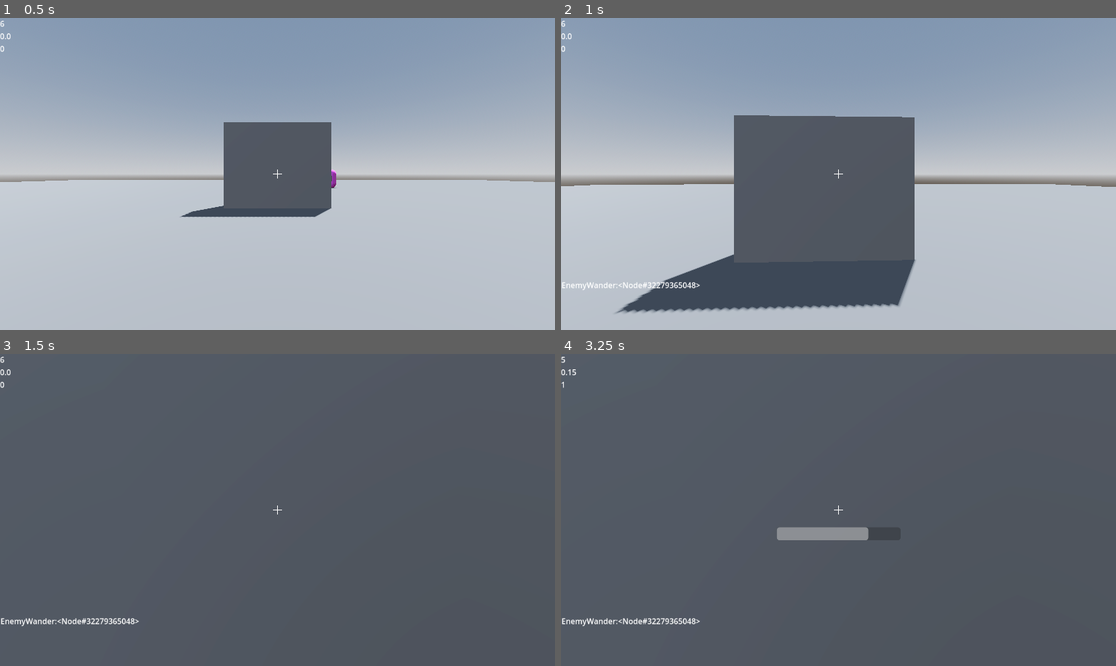
Above: before the commit, frames 1-4 (two rows, left to right).
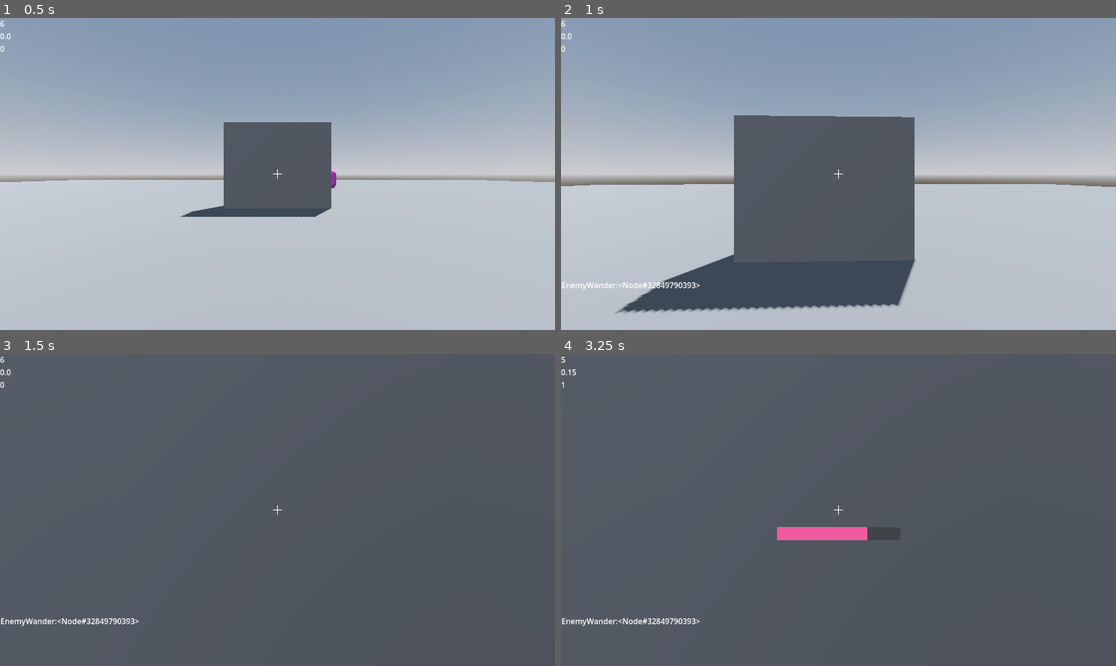
Above: after the commit, the same moments.

Repository: c-dez/playground
Game: Godot game, scene res://scenes/levels/test_level.tscn
The game is run twice, just before and just after one commit, with the same random seed, the same clock (stepped at 60 frames per second) and the same inputs.
Inputs (mouse positions are in pixels of both pictures, inside the frame that each line leads up to):
- Up to frame 1 (0.5 s): no input
- Up to frame 2 (1 s): tap Enter at 0.5 s; move the mouse to (866, 174) at 0.52 s; hold W (forward) from 0.53 s (still down); tap R (r_key) at 0.6 s; tap Space (space) at 0.8 s
- Up to frame 3 (1.5 s): keep holding W (forward); move the mouse to (249, 510) at 1.27 s; tap Space (space) at 1.35 s
- Up to frame 4 (3.25 s): keep holding W (forward); tap R (r_key) at 1.55, 2.85 s; tap Space (space) at 2, 2.3 s; move the mouse to (849, 503) at 2.02 s; click (849, 503) at 2.1 s; tap Enter at 2.75 s; move the mouse to (832, 516) at 2.77 s

Frame 1 is identical in both runs. In frame 2, less than 0.1% of the frame differs, in the area x 17-25%, y 84-87%; in frame 3, less than 0.1%; in frame 4, 0.8%, in the area x 17-56%, y 55-87%.

Commit message:
anadido active_reload

Diff:
--- a/scenes/player/player.gd
+++ b/scenes/player/player.gd
@@ -6,6 +6,8 @@
 
 
 @export var stats: CharacterStats
+## uso un Vector2 para representar rango entre dos valores usado para active_reload system
+@export var active_reload_range := Vector2(40, 60)
 
 
 func _ready() -> void:
@@ -15,7 +17,6 @@
 
 
 func _physics_process(delta: float) -> void:
-	# Add the gravity.
 	if not is_on_floor():
 		velocity += get_gravity() * delta
 
--- a/scenes/player/player.tscn
+++ b/scenes/player/player.tscn
@@ -17,6 +17,9 @@
 [sub_resource type="BoxMesh" id="BoxMesh_gmlin"]
 material = SubResource("StandardMaterial3D_dovo2")
 
+[sub_resource type="StyleBoxFlat" id="StyleBoxFlat_75vfm"]
+bg_color = Color(0.93877894, 0.35656756, 0.627428, 1)
+
 [node name="Player" type="CharacterBody3D" groups=["player"]]
 script = ExtResource("1_8afob")
 stats = ExtResource("2_p47bc")
@@ -30,6 +33,17 @@
 [node name="MeshInstance3D" type="MeshInstance3D" parent="MeshInstance3D"]
 transform = Transform3D(0.7824915, 0, 0, 0, 0.51550984, 0, 0, 0, 0.41543758, 0, 0.41904247, -0.50923514)
 mesh = SubResource("BoxMesh_gmlin")
+
+[node name="PlayerCamera" type="Camera3D" parent="."]
+transform = Transform3D(1, 0, 0, 0, 1, 0, 0, 0, 1, 0, 0.49333978, 0)
+script = ExtResource("2_dovo2")
+
+[node name="ShootingManager" type="Node3D" parent="." node_paths=PackedStringArray("camera")]
+script = ExtResource("5_p47bc")
+camera = NodePath("../PlayerCamera")
+
+[node name="ShootingRayCast" type="RayCast3D" parent="ShootingManager"]
+target_position = Vector3(0, 0, -20)
 
 [node name="HUD" type="CanvasLayer" parent="."]
 
@@ -45,7 +59,7 @@
 script = ExtResource("3_gmlin")
 metadata/_edit_lock_ = true
 
-[node name="ProgressBar" type="ProgressBar" parent="HUD" node_paths=PackedStringArray("shooting_manager")]
+[node name="ProgressBar" type="ProgressBar" parent="HUD"]
 anchors_preset = 8
 anchor_left = 0.5
 anchor_top = 0.5
@@ -57,17 +71,8 @@
 offset_bottom = 62.5
 grow_horizontal = 2
 grow_vertical = 2
+theme_override_styles/fill = SubResource("StyleBoxFlat_75vfm")
+step = 1.0
+value = 18.0
 show_percentage = false
 script = ExtResource("6_75vfm")
-shooting_manager = NodePath("../../ShootingManager")
-
-[node name="PlayerCamera" type="Camera3D" parent="."]
-transform = Transform3D(1, 0, 0, 0, 1, 0, 0, 0, 1, 0, 0.49333978, 0)
-script = ExtResource("2_dovo2")
-
-[node name="ShootingManager" type="Node3D" parent="." node_paths=PackedStringArray("camera")]
-script = ExtResource("5_p47bc")
-camera = NodePath("../PlayerCamera")
-
-[node name="ShootingRayCast" type="RayCast3D" parent="ShootingManager"]
-target_position = Vector3(0, 0, -20)
--- a/scenes/player/reload_bar.gd
+++ b/scenes/player/reload_bar.gd
@@ -1,10 +1,14 @@
 extends ProgressBar
 
 
-@export var shooting_manager: ShootingManager
+# @export var shooting_manager: ShootingManager
+@onready var shooting_manager: ShootingManager = get_parent().get_parent().get_node('ShootingManager')
 var reload_time: float = 0.0
 var elapsed_time: float = 0.0
 var running: bool = false
+signal active_reload_signal()
+
+@onready var active_reload_range = get_parent().get_parent().active_reload_range
 
 
 func _ready() -> void:
@@ -28,8 +32,8 @@
 	elapsed_time += delta
 	var percent := (elapsed_time / reload_time) * 100.0
 	percent = clamp(percent, 0.0, 100.0)
-
 	value = percent
+	active_reload()
 
 	if elapsed_time >= reload_time:
 		finish()
@@ -37,3 +41,10 @@
 
 func finish() -> void:
 	running = false
+
+
+## si player presiona reload dentro de el margen el reload termina antes
+func active_reload() -> void:
+	if Input.is_action_just_pressed('r_key') and value > active_reload_range.x and value < active_reload_range.y:
+		active_reload_signal.emit()
+		finish()
--- a/scenes/player/shooting_manager.gd
+++ b/scenes/player/shooting_manager.gd
@@ -30,6 +30,9 @@
 #signals
 signal start_reloading(reloading_time: float)
 
+
+@onready var progress_bar: ProgressBar = player.get_node('HUD').get_node('ProgressBar')
+
 signal hit_confirm()
 
 
@@ -39,11 +42,13 @@
 	add_child(label)
 	ray_cast.target_position.z = - player.stats.attack_range
 
+	progress_bar.connect('active_reload_signal', on_active_reload)
+
 
 func _process(_delta: float) -> void:
 	_set_tranform()
 	shoot()
-	if Input.is_action_just_pressed('r_key'):
+	if Input.is_action_just_pressed('r_key') and revolver_current_state == revolver_states.fire:
 		reload_gun()
 
 	#debug
@@ -100,3 +105,9 @@
 			revolver_current_state = revolver_states.fire
 			bullets = max_bullets
 	)
+
+
+func on_active_reload() -> void:
+	reload_timer.stop()
+	reload_timer.timeout.emit()
+	pass
Not shown: 1 places in scenes/player/player.tscn that only renumber resources
